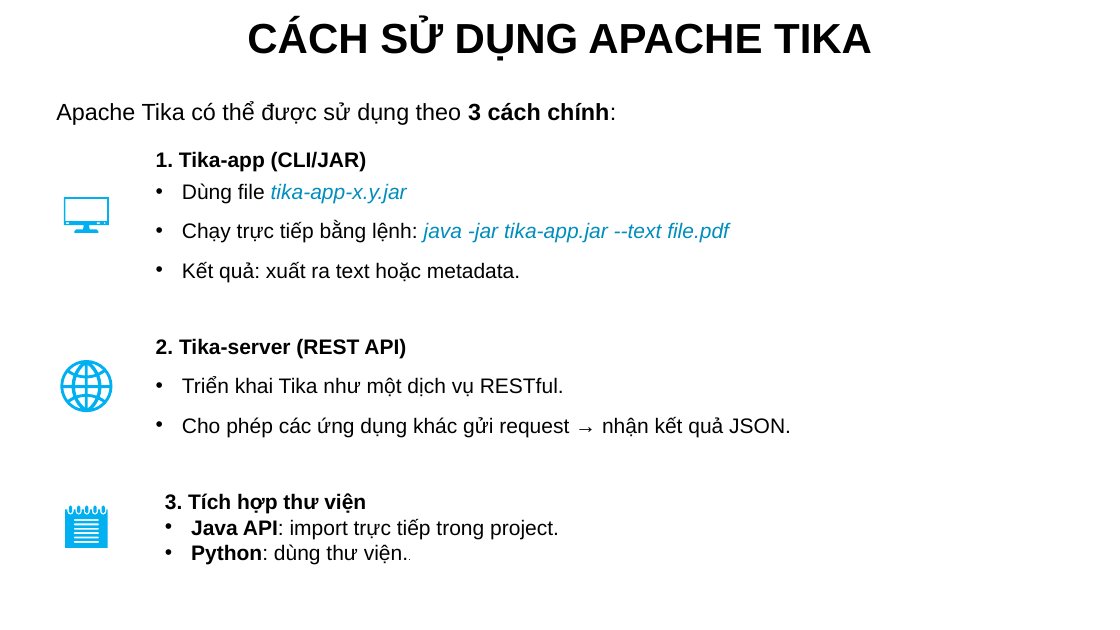
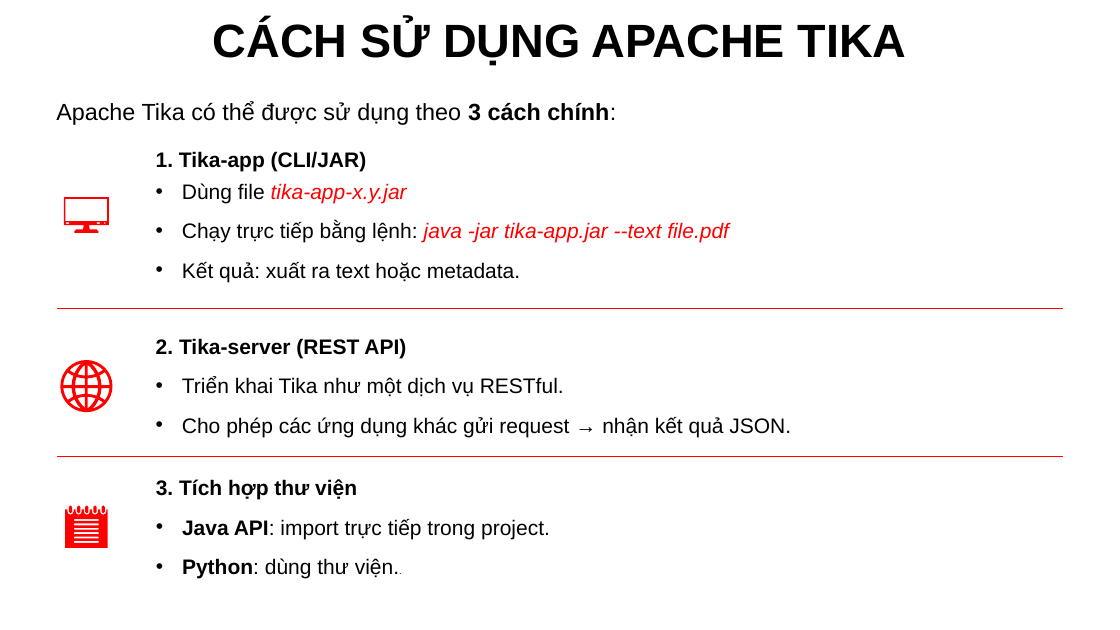
Before and after one commit to dexter826/tika_demo, a slide deck: slide 7 of Report_ApacheTika.pptx (slide 6 before the commit). Drawn at 1120x630 pixels with LibreOffice and Linux fonts; fonts in the diff are those of the drawing. Boxes give left, top, right and bottom in pixels: in the first picture for what was removed or moved away, otherwise in the second. Text is boxed around its words. In the diff, an @@ line names an element or a change of style, - is before the commit and + after.

```diff
--- a/Report_ApacheTika.pptx
+++ b/Report_ApacheTika.pptx
@@ text "CÁCH SỬ DỤNG APACHE TIKA" at [213, 21, 907, 66]: size 36 to 40 pt @@
@@ fill #00B0F0 to #FF0000 in 3 elements at [65, 506, 108, 549], [60, 360, 113, 413], [64, 197, 109, 234] @@
@@ text at [182, 183, 729, 243]: text colour #008EBC to #FF0000 in "tika-app-x.y.jar", "java -jar tika-app.jar --text file.pdf" @@
@@ line added from (57, 308) to (1064, 308), #FF0000 0.5 pt @@
@@ line added from (57, 456) to (1064, 456), #FF0000 0.5 pt @@
@@ text "3. Tích hợp thư viện": place and size @@
-text "3. Tích hợp thư viện" at [165, 493, 559, 564]
+text "3. Tích hợp thư viện" at [156, 479, 550, 578]
@@ text "3. Tích hợp thư viện" at [156, 479, 550, 578]: more space between paragraphs @@
```
Also in this commit, not shown: 6 other slides changed, 2 slides added, 1 slide removed, 2 other files.
